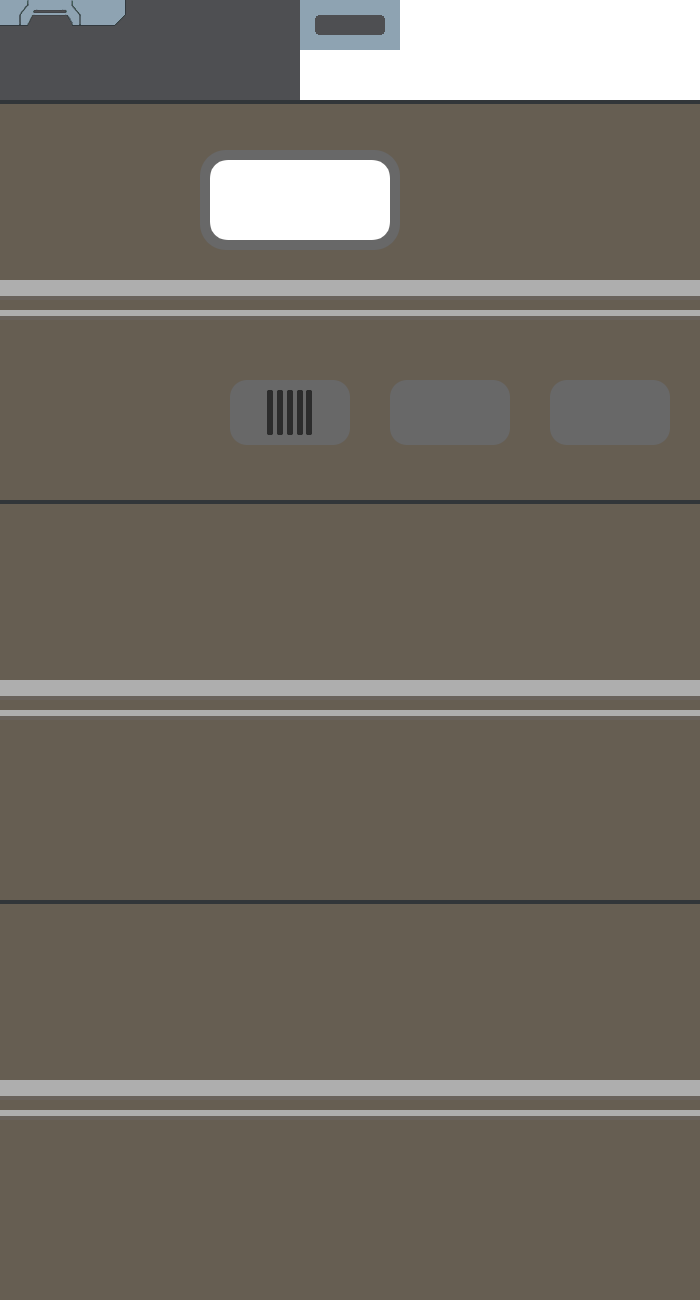
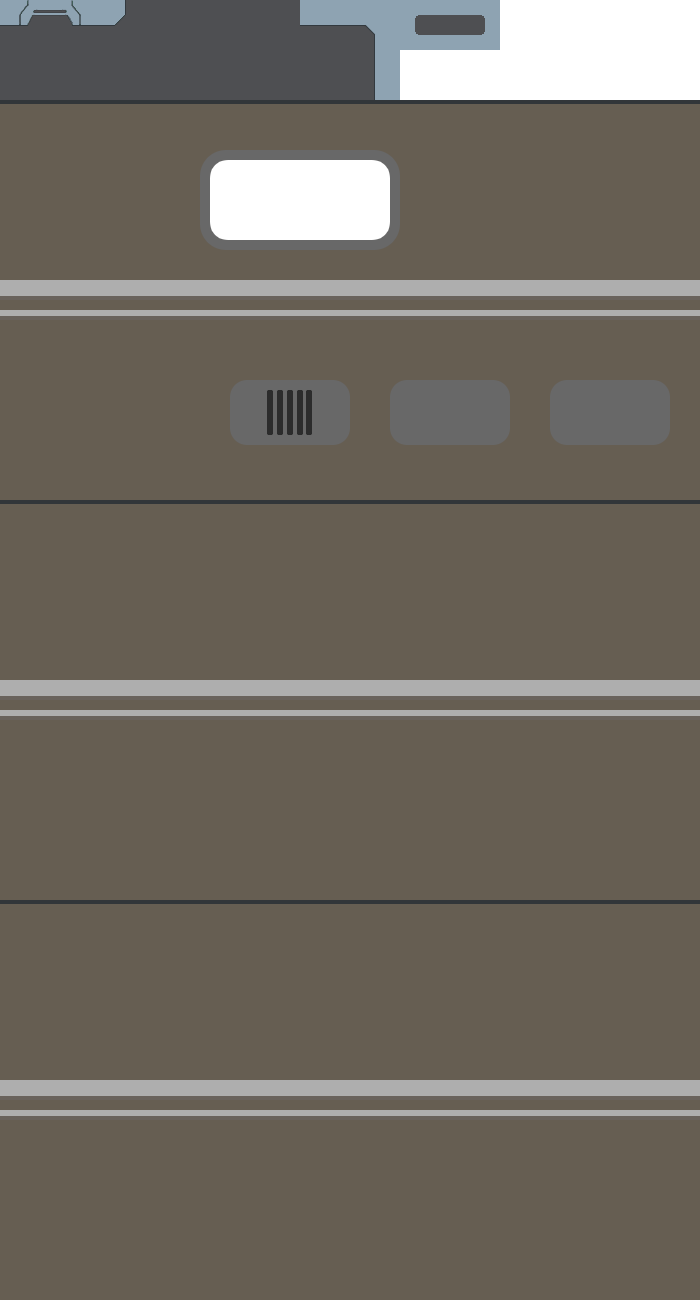
Layers edited between the first and the second 700 x 1300 image:
painted on "GroundLayer" over [300, 0, 500, 100]
